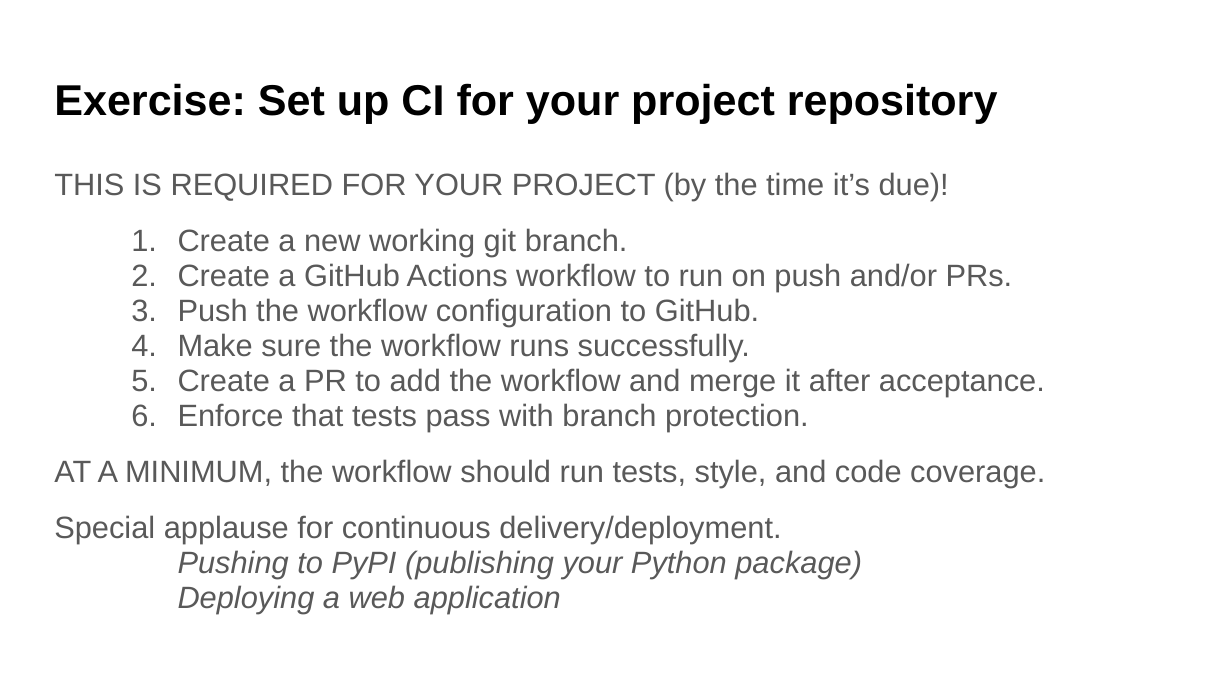
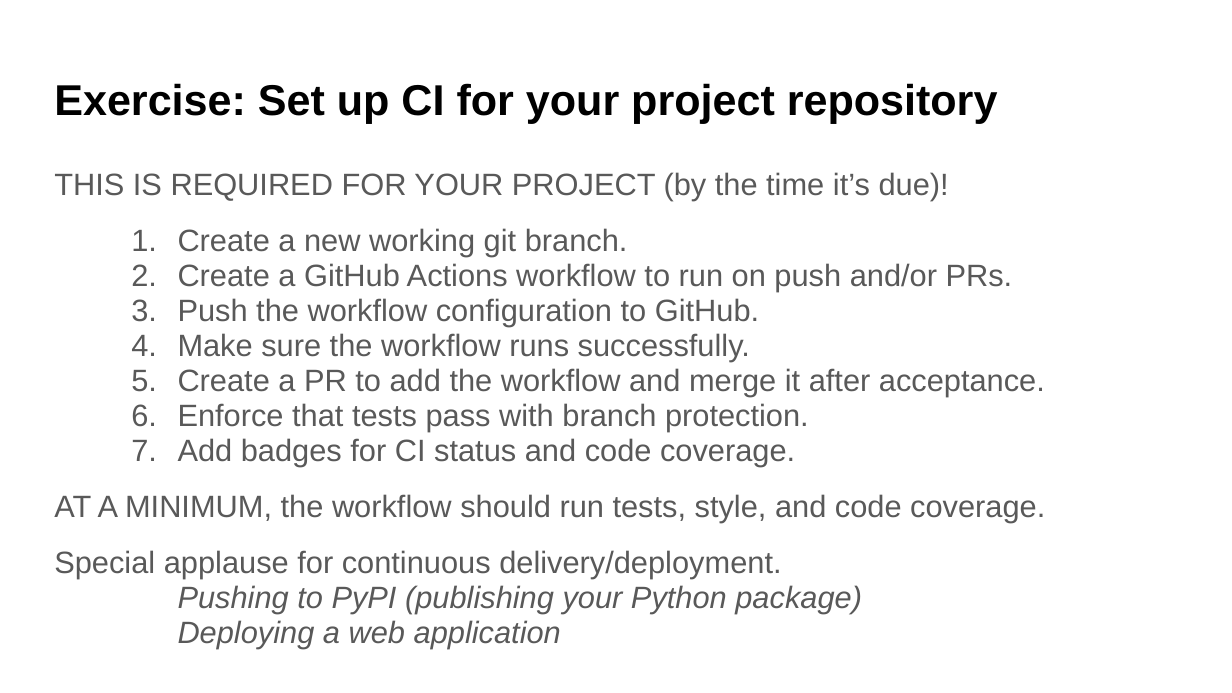
Before and after one commit to UWDATA515/lecture-materials, a slide deck: slide 23 of 09/DATA515_09_ContinuousIntegration.pptx. Drawn at 1232x693 pixels with LibreOffice and Linux fonts; fonts in the diff are those of the drawing; background and template pictures are left out. Boxes give left, top, right and bottom in pixels: in the first picture for what was removed or moved away, otherwise in the second. Text is boxed around its words. In the diff, an @@ line names an element or a change of style, - is before the commit and + after.

```diff
--- a/09/DATA515_09_ContinuousIntegration.pptx
+++ b/09/DATA515_09_ContinuousIntegration.pptx
@@ text at [178, 438, 795, 467]: paragraph added @@
+7. Add badges for CI status and code coverage.
```
Also in this commit, not shown: 2 other slides changed, 5 other files.
